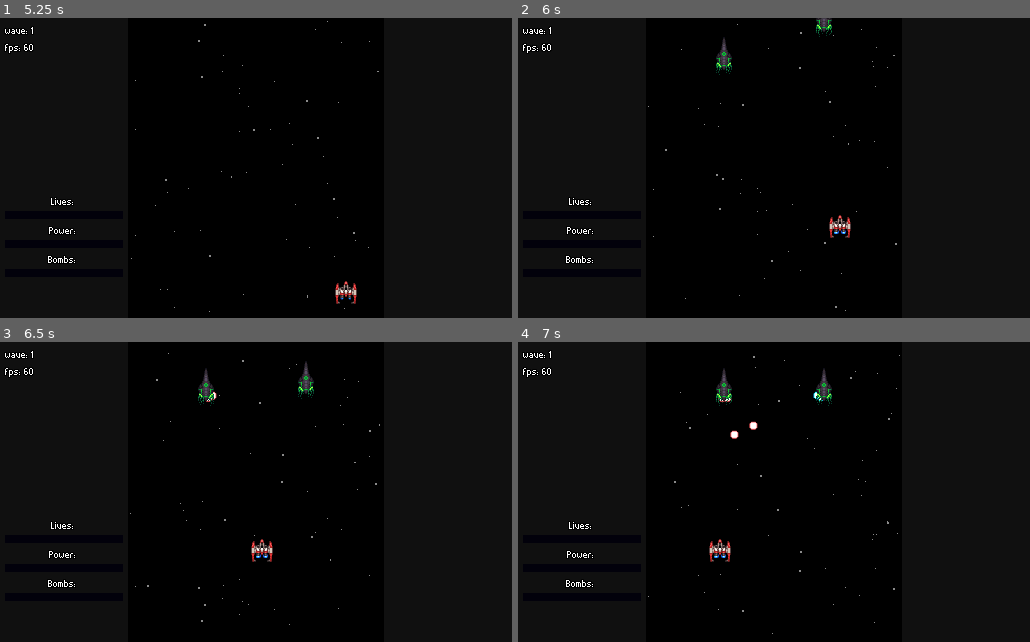
Above: before the commit, frames 1-4 (two rows, left to right).
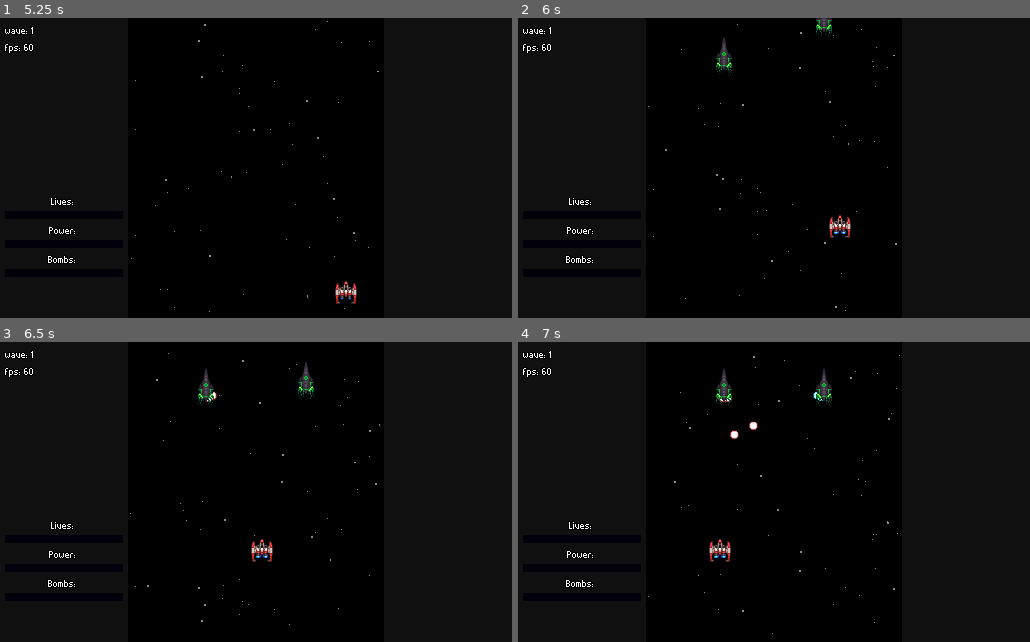
Above: after the commit, the same moments.

Repository: rockrick1/galaxy-stride
Game: Godot game, scene res://menus/main_menu.tscn
Same seed, same stepped clock (60 frames per second), same inputs: the game is played once before the commit and once after it.
Inputs (mouse positions are in pixels of both pictures, inside the frame that each line leads up to):
- Up to frame 1 (5.25 s): click "New Game" at 0.5 s; click "New Game" at 1.25 s; move the mouse to (368, 153) at 2.02 s; hold Right (ui_right) 2.03-2.75 s; click (230, 138) at 2.75 s; move the mouse to (153, 183) at 3.52 s; hold Down (ui_down) 3.53-4.28 s; tap Enter at 4.25 s; move the mouse to (307, 102) at 4.27 s; hold Right (ui_right) 4.28-5.03 s; move the mouse to (230, 228) at 5.02 s; hold Up (ui_up) from 5.03 s (still down)
- Up to frame 2 (6 s): move the mouse to (927, 213) at 5.77 s; release Up (ui_up) at 5.78 s; hold Left (ui_left) from 5.78 s (still down)
- Up to frame 3 (6.5 s): keep holding Left (ui_left)
- Up to frame 4 (7 s): keep holding Left (ui_left); move the mouse to (620, 447) at 6.52 s

Frame 1 is identical in both runs. In frame 2, less than 0.1% of the frame differs, in the area x 38-62%, y 2-19%; in frame 3, 0.1%, in the area x 38-62%, y 15-22%; in frame 4, less than 0.1%.

Commit message:
blink shader fix

Diff:
--- a/characters/enemies/void1.tscn
+++ b/characters/enemies/void1.tscn
@@ -1,10 +1,28 @@
-[gd_scene load_steps=7 format=2]
+[gd_scene load_steps=8 format=2]
 
 [ext_resource path="res://characters/enemies/enemy.gd" type="Script" id=1]
 [ext_resource path="res://assets/sprites/void_sprite_frames.tres" type="SpriteFrames" id=2]
-[ext_resource path="res://shaders/damage_blink.tres" type="Material" id=3]
 
-[sub_resource type="RectangleShape2D" id=1]
+[sub_resource type="Shader" id=1]
+resource_local_to_scene = true
+code = "shader_type canvas_item;
+uniform float intensity : hint_range(0,1) = 0.0;
+
+void fragment() {
+	vec4 color = texture(TEXTURE, UV);
+	float r = (color.r + intensity) * color.a;
+	float g = (color.g + intensity) * color.a;
+	float b = (color.b + intensity) * color.a;
+	color = vec4(r, g, b, color.a);
+	COLOR = color;
+}"
+
+[sub_resource type="ShaderMaterial" id=4]
+resource_local_to_scene = true
+shader = SubResource( 1 )
+shader_param/intensity = 0.0
+
+[sub_resource type="RectangleShape2D" id=5]
 extents = Vector2( 10.6752, 20.8909 )
 
 [sub_resource type="Animation" id=2]
@@ -54,14 +72,14 @@
 modulate = Color( 1, 84.89, 1, 1 )
 
 [node name="AnimatedSprite" type="AnimatedSprite" parent="."]
-material = ExtResource( 3 )
+material = SubResource( 4 )
 frames = ExtResource( 2 )
 animation = "void1"
-frame = 3
+frame = 1
 playing = true
 
 [node name="Hitbox" type="CollisionShape2D" parent="."]
-shape = SubResource( 1 )
+shape = SubResource( 5 )
 
 [node name="AnimationPlayer" type="AnimationPlayer" parent="."]
 "anims/take damage" = SubResource( 2 )
